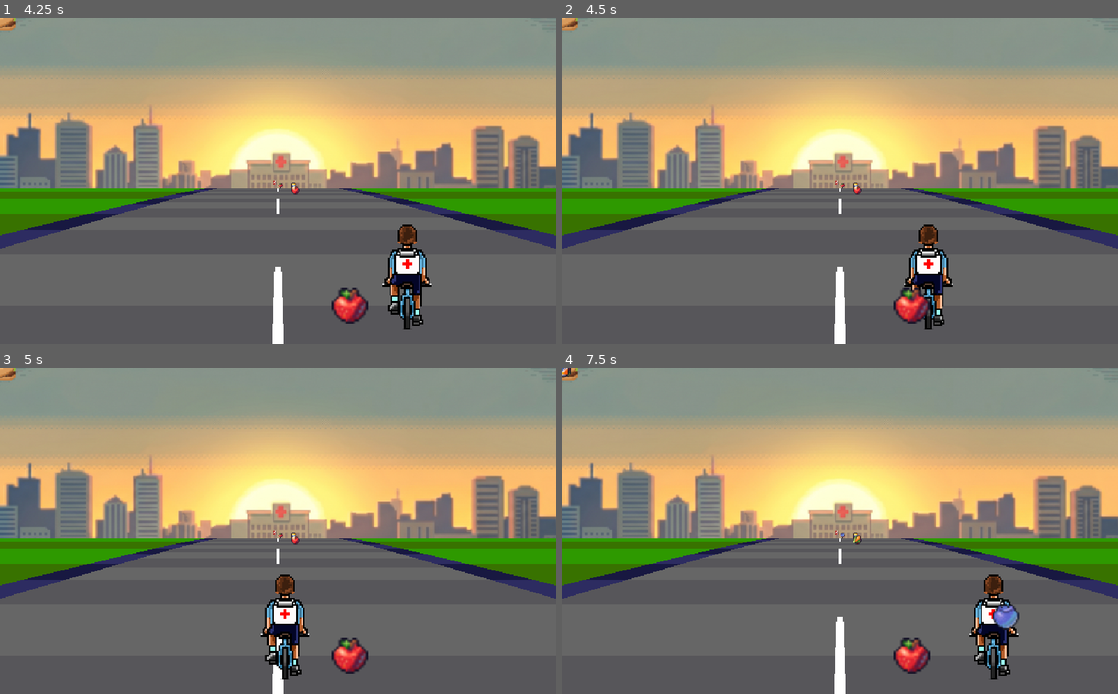
Above: before the commit, frames 1-4 (two rows, left to right).
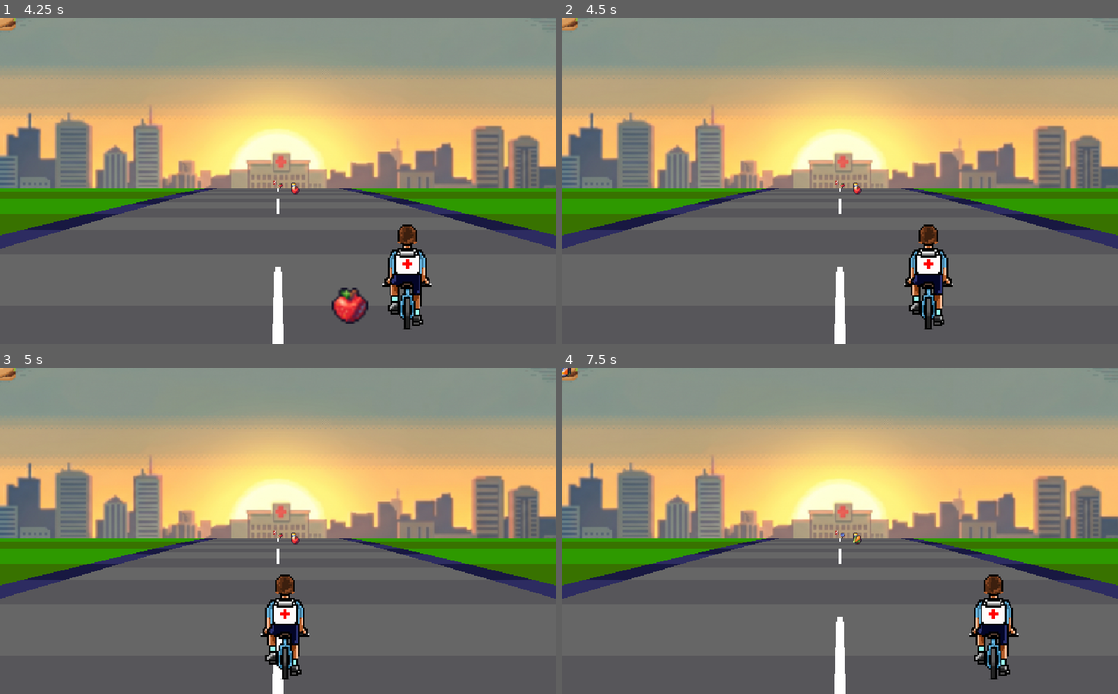
Above: after the commit, the same moments.

Repository: AnaLuizaS4ntos/Corrida_vital_v1
Game: Godot game, scene res://scenes/cena_Rua.tscn
Same seed, same stepped clock (60 frames per second), same inputs: the game is played once before the commit and once after it.
Inputs:
- Up to frame 1 (4.25 s): tap Enter at 0.5 s; hold Right (right) 0.53-1.28 s; hold Down (ui_down) 1.28-2.03 s; hold Right (right) 2.03-2.78 s; hold Up (ui_up) 2.78-3.53 s; hold Left (left) from 3.53 s (still down)
- Up to frame 2 (4.5 s): keep holding Left (left)
- Up to frame 3 (5 s): keep holding Left (left)
- Up to frame 4 (7.5 s): release Left (left) at 5.03 s; hold Down (ui_down) 5.03-5.78 s; hold Right (right) 5.78-6.53 s; hold Up (ui_up) 6.53-7.28 s; hold Right (right) from 7.28 s (still down)

Frame 1 is identical in both runs. In frame 2, 0.5% of the frame differs, in the area x 59-67%, y 82-94%; in frame 3, 0.5%; in frame 4, 0.8%, in the area x 59-83%, y 72-94%.

Commit message:
Player coletando itens 2

Diff:
--- a/scenes/player.tscn
+++ b/scenes/player.tscn
@@ -25,6 +25,9 @@
 "speed": 5.0
 }]
 
+[sub_resource type="RectangleShape2D" id="RectangleShape2D_g2els"]
+size = Vector2(73, 184.5)
+
 [node name="Player" type="CharacterBody2D" unique_id=478286453]
 script = ExtResource("1_g2els")
 
@@ -33,3 +36,11 @@
 scale = Vector2(0.25, 0.25)
 sprite_frames = SubResource("SpriteFrames_dqkch")
 frame_progress = 0.6346509
+
+[node name="DetectorDeItens" type="Area2D" parent="." unique_id=860439383]
+
+[node name="CollisionShape2D" type="CollisionShape2D" parent="DetectorDeItens" unique_id=1524722784]
+position = Vector2(508.5, 475.75)
+shape = SubResource("RectangleShape2D_g2els")
+
+[connection signal="area_entered" from="DetectorDeItens" to="." method="_on_detector_de_itens_area_entered"]
